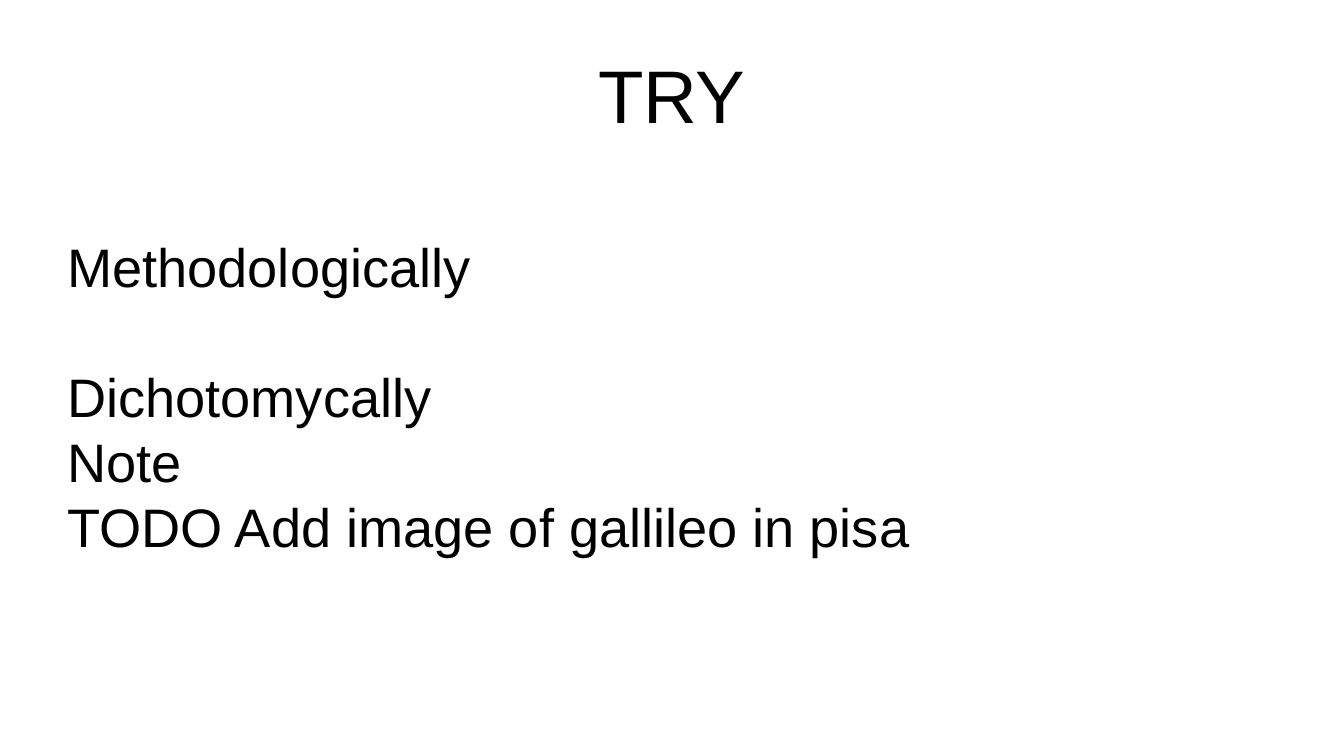
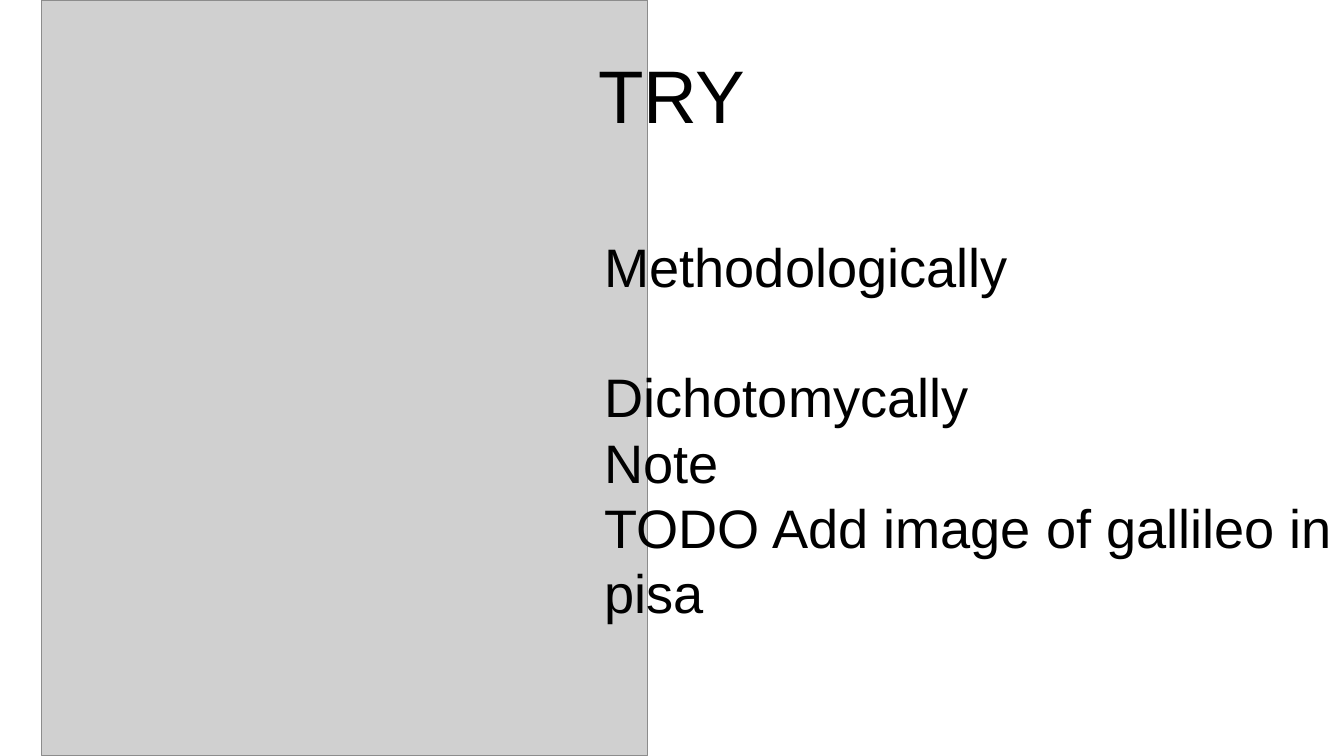
Before and after one commit to tinmarino/try, a slide deck: slide 1 of res/9_conclusion.odp. Drawn at 1344x756 pixels with LibreOffice and Linux fonts; fonts in the diff are those of the drawing; grey boxes stand for pictures. Boxes give left, top, right and bottom in pixels: in the first picture for what was removed or moved away, otherwise in the second. Text is boxed around its words. In the diff, an @@ line names an element or a change of style, - is before the commit and + after.

Commit message:
Res: conclusion save

```diff
--- a/res/9_conclusion.odp
+++ b/res/9_conclusion.odp
@@ picture added at box(41, 0, 648, 756) @@
@@ subtitle "Methodologically" rewrapped from box(67, 247, 909, 557) to box(604, 245, 1332, 622) @@
```
